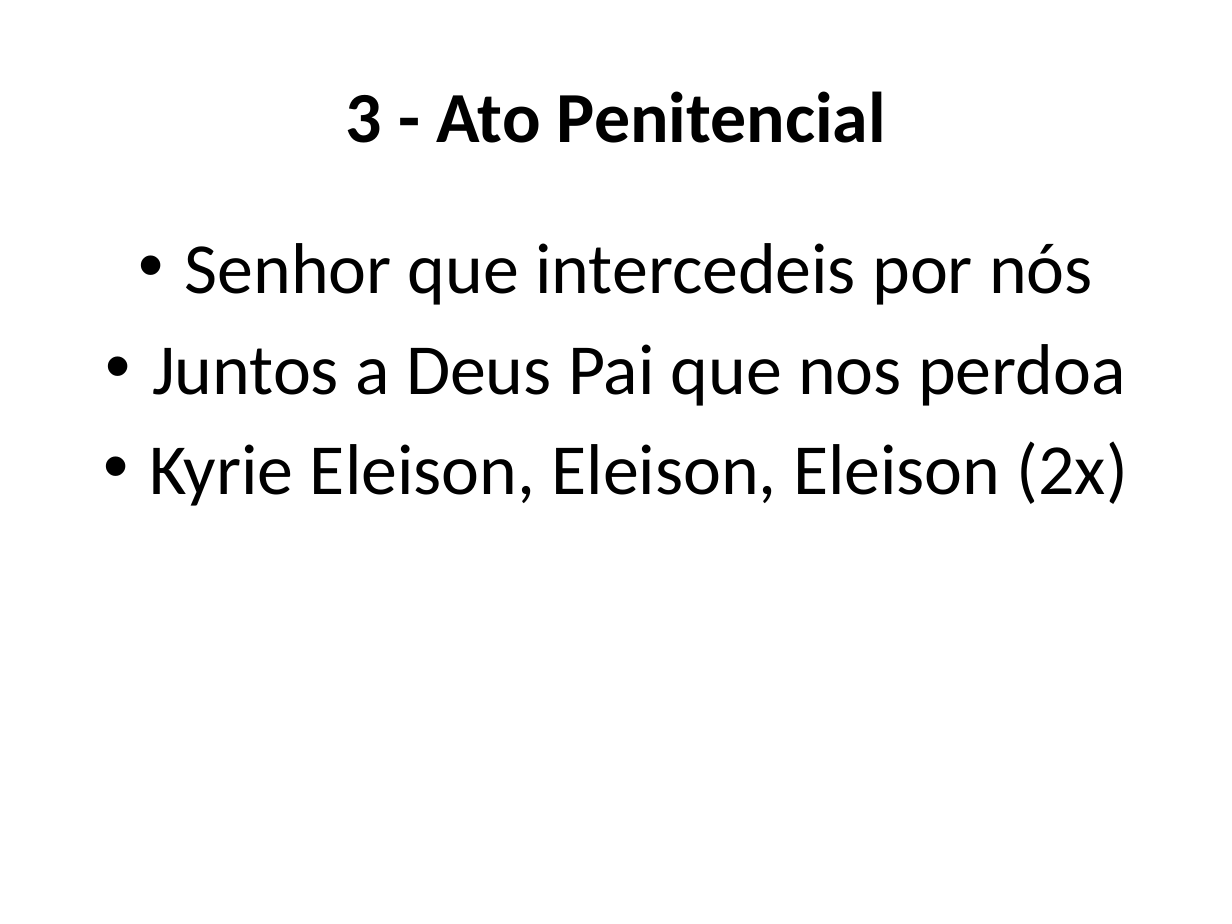
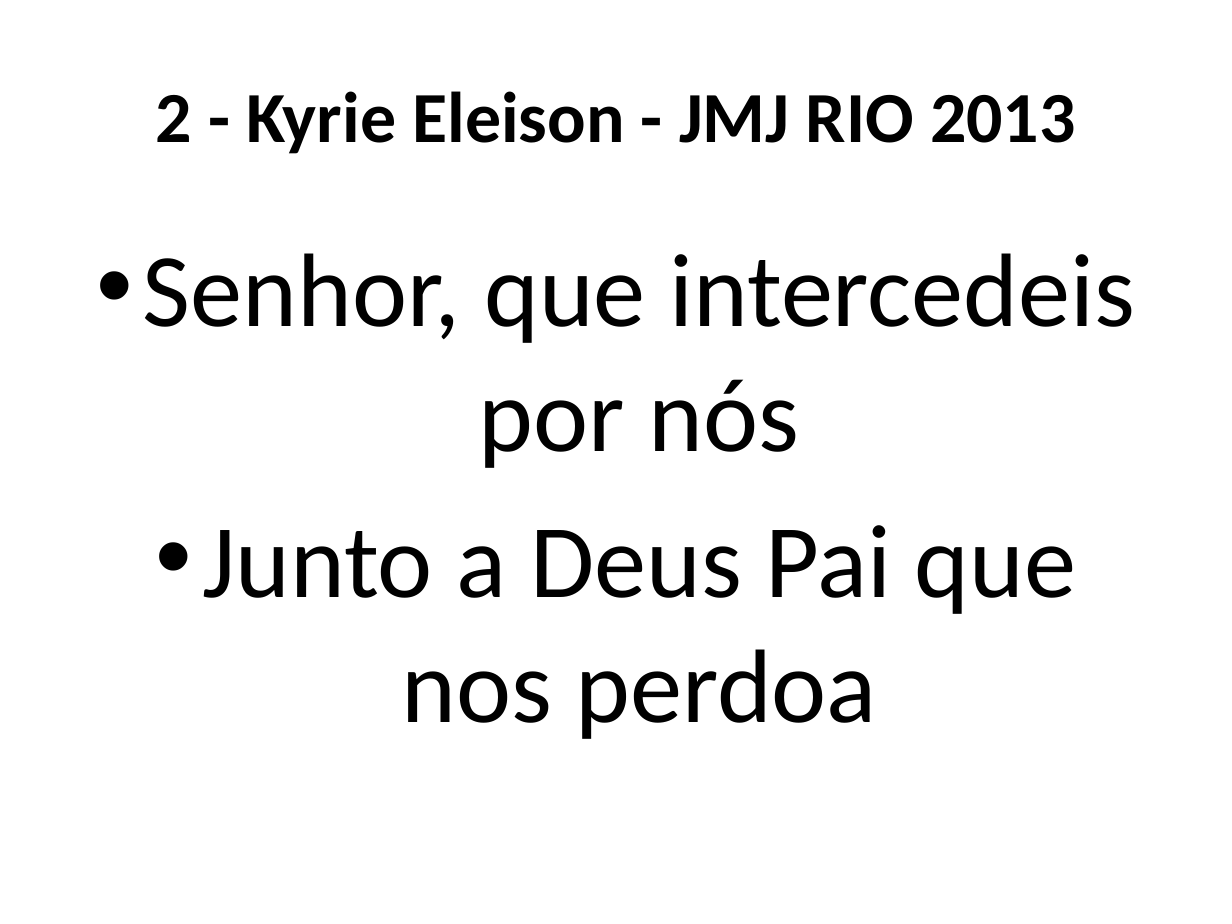
Before and after one commit to Natanielsr/slides-generator, a slide deck: slide 8 of slides.pptx (slide 12 before the commit). Drawn at 1232x924 pixels with LibreOffice and Linux fonts; fonts in the diff are those of the drawing. Boxes give left, top, right and bottom in pixels: in the first picture for what was removed or moved away, otherwise in the second. Text is boxed around its words. In the diff, an @@ line names an element or a change of style, - is before the commit and + after.

```diff
--- a/slides.pptx
+++ b/slides.pptx
@@ title at (156,91,1075,154): text changed @@
-3 - Ato Penitencial
+2 - Kyrie Eleison - JMJ RIO 2013
@@ text at (143,253,1135,739): text changed; size 42 to 61 pt @@
-• Senhor que intercedeis por nós
-• Juntos a Deus Pai que nos perdoa
-• Kyrie Eleison, Eleison, Eleison (2x)
+• Senhor, que intercedeis por nós
+• Junto a Deus Pai que nos perdoa
```
Also in this commit, not shown: 17 other slides changed, 36 slides added, 25 slides removed, 33 other files.
